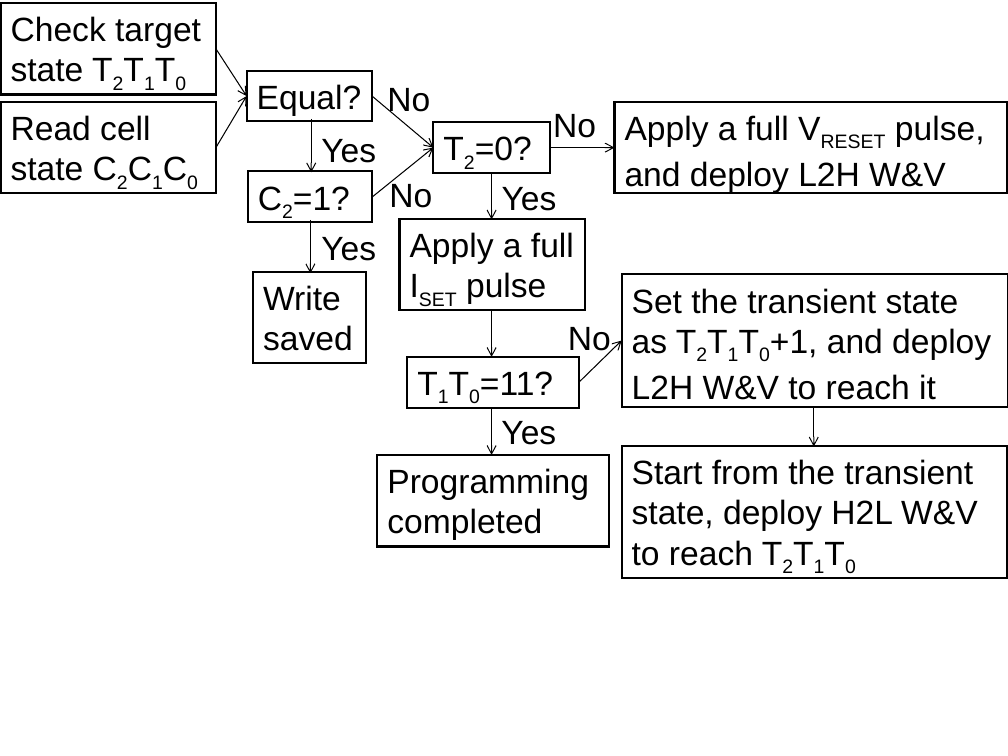
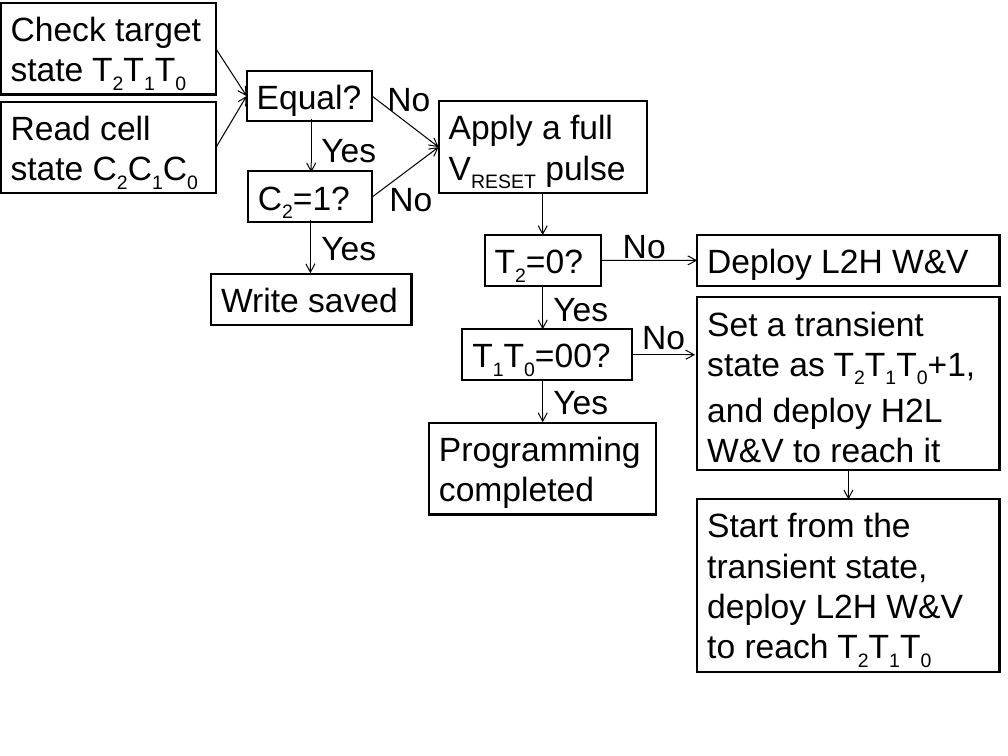
Before and after one commit to ominux/marrclm, a slide deck: slide 1 of other/reliableprog.pptx. Drawn at 1008x756 pixels with LibreOffice and Linux fonts; fonts in the diff are those of the drawing. Boxes give left, top, right and bottom in pixels: in the first picture for what was removed or moved away, otherwise in the second. Text is boxed around its words. In the diff, an @@ line names an element or a change of style, - is before the commit and + after.

```diff
--- a/other/reliableprog.pptx
+++ b/other/reliableprog.pptx
@@ arrow moved from (372, 96) - (433, 147) to (372, 96) - (438, 147) @@
@@ rectangle "Apply a full VRESET pulse": place and size @@
-rectangle "Apply a full VRESET pulse" at bbox=[399, 219, 585, 310]
+rectangle "Apply a full VRESET pulse" at bbox=[438, 102, 647, 194]
@@ text in rectangle at bbox=[449, 114, 625, 187]: text changed @@
-Apply a full ISET pulse
+Apply a full VRESET pulse
@@ arrow moved from (372, 197) - (433, 147) to (372, 197) - (438, 147) @@
@@ text "No" rewrapped from bbox=[389, 180, 432, 208] to bbox=[389, 188, 432, 212] @@
@@ arrow moved from (492, 172) - (492, 220) to (542, 193) - (542, 235) @@
@@ rectangle "T2=0?": place and size @@
-rectangle "T2=0?" at bbox=[433, 122, 550, 172]
+rectangle "T2=0?" at bbox=[485, 235, 601, 285]
@@ text "No": place and size @@
-text "No" at bbox=[553, 114, 596, 138]
+text "No" at bbox=[623, 235, 666, 261]
@@ rectangle "Deploy L2H W&V": place and size @@
-rectangle "Deploy L2H W&V" at bbox=[615, 102, 1007, 194]
+rectangle "Deploy L2H W&V" at bbox=[698, 235, 1000, 285]
@@ arrow added from (601, 260) to (698, 260), #000000 0.75 pt @@
@@ text in rectangle at bbox=[707, 248, 968, 280]: text changed @@
-Apply a full VRESET pulse, and deploy L2H W&V
+Deploy L2H W&V
@@ rectangle "Write saved": place and size @@
-rectangle "Write saved" at bbox=[253, 272, 366, 364]
+rectangle "Write saved" at bbox=[211, 274, 411, 325]
@@ arrow moved from (492, 309) - (492, 357) to (542, 287) - (542, 330) @@
@@ text "Yes": place and size @@
-text "Yes" at bbox=[502, 187, 557, 211]
+text "Yes" at bbox=[553, 298, 608, 322]
@@ rectangle "Set a transient state as ...": place and size @@
-rectangle "Set a transient state as ..." at bbox=[622, 274, 1008, 406]
+rectangle "Set a transient state as ..." at bbox=[698, 297, 1000, 471]
@@ text "No": place and size @@
-text "No" at bbox=[568, 327, 611, 357]
+text "No" at bbox=[642, 326, 685, 355]
@@ text in rectangle at bbox=[707, 311, 976, 463]: text changed @@
-Set the transient state as T2T1T0+1, and deploy L2H W&V to reach it
+Set a transient state as T2T1T0+1, and deploy H2L W&V to reach it
@@ rectangle "T1T0=00?": place and size @@
-rectangle "T1T0=00?" at bbox=[407, 357, 579, 407]
+rectangle "T1T0=00?" at bbox=[463, 330, 632, 380]
@@ text in rectangle at bbox=[535, 343, 611, 368]: text changed @@
-T1T0=11?
+T1T0=00?
@@ arrow removed from (579, 382) to (622, 341) @@
@@ arrow moved from (549, 147) - (615, 147) to (632, 355) - (696, 355) @@
@@ arrow moved from (492, 408) - (492, 455) to (542, 380) - (542, 422) @@
@@ text "Yes": place and size @@
-text "Yes" at bbox=[501, 421, 556, 445]
+text "Yes" at bbox=[553, 391, 608, 415]
@@ rectangle "Programming completed": place and size @@
-rectangle "Programming completed" at bbox=[377, 455, 609, 546]
+rectangle "Programming completed" at bbox=[429, 423, 657, 515]
@@ arrow moved from (813, 408) - (813, 447) to (849, 471) - (849, 499) @@
@@ rectangle "Start from the transient state, ...": place and size @@
-rectangle "Start from the transient state, ..." at bbox=[622, 446, 1007, 578]
+rectangle "Start from the transient state, ..." at bbox=[698, 499, 1000, 672]
@@ text in rectangle at bbox=[707, 512, 962, 659]: text changed @@
-Start from the transient state, deploy H2L W&V to reach T2T1T0
+Start from the transient state, deploy L2H W&V to reach T2T1T0
```
Also in this commit, not shown: 4 other files.
